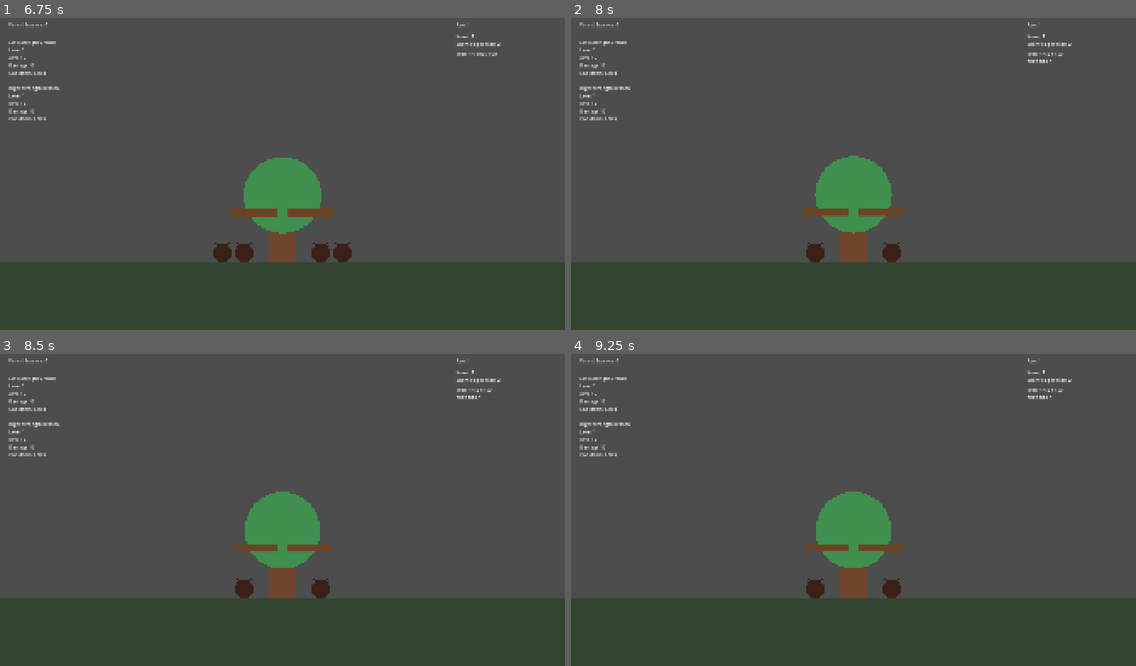
Above: before the commit, frames 1-4 (two rows, left to right).
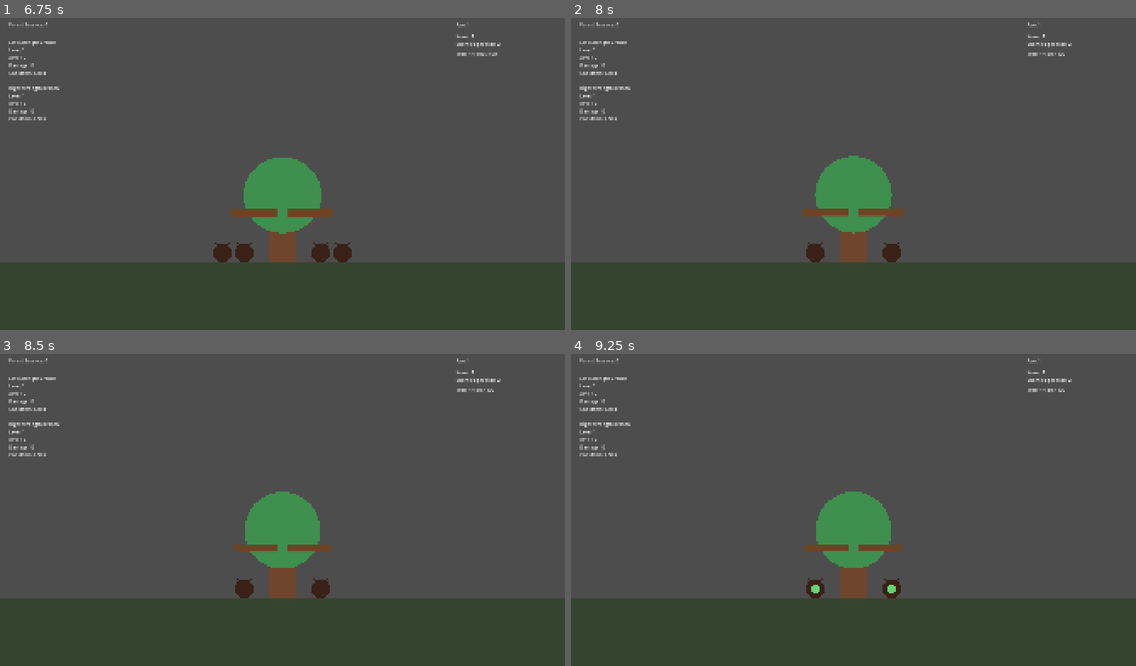
Above: after the commit, the same moments.

Repository: Triggggie/tree-guardian
Game: Godot game, scene res://scenes/main_world.tscn
Same seed, same stepped clock (60 frames per second), same inputs: the game is played once before the commit and once after it.
Inputs:
- Up to frame 1 (6.75 s): no input
- Up to frame 2 (8 s): no input
- Up to frame 3 (8.5 s): no input
- Up to frame 4 (9.25 s): tap Enter at 8.75 s

Frame 1 is identical in both runs. In frame 2, less than 0.1% of the frame differs, in the area x 80-88%, y 11-15%; in frame 3, less than 0.1%; in frame 4, 0.1%, in the area x 2-88%, y 11-77%.

Commit message:
Add game over panel and restart button

Diff:
--- a/scenes/main_world.tscn
+++ b/scenes/main_world.tscn
@@ -8,6 +8,7 @@
 [ext_resource type="Script" uid="uid://bru5glfcxu62f" path="res://scripts/wave_manager.gd" id="5_wy0bs"]
 [ext_resource type="Script" uid="uid://bm136sm58fk77" path="res://scripts/wave_label.gd" id="6_emumq"]
 [ext_resource type="Script" uid="uid://dgw3st57bcnrx" path="res://scripts/health_label.gd" id="7_5irk3"]
+[ext_resource type="Script" uid="uid://c7o4hjqdlustk" path="res://scripts/game_over_panel.gd" id="8_wj2hs"]
 
 [node name="MainWorld" type="Node2D" unique_id=487831534]
 
@@ -76,6 +77,40 @@
 text = "Tree HP: 100 / 100"
 script = ExtResource("7_5irk3")
 
+[node name="GameOverPanel" type="Panel" parent="UI" unique_id=128002696]
+anchors_preset = 15
+anchor_right = 1.0
+anchor_bottom = 1.0
+offset_left = 650.0
+offset_top = 350.0
+offset_right = -650.0
+offset_bottom = -350.0
+grow_horizontal = 2
+grow_vertical = 2
+script = ExtResource("8_wj2hs")
+
+[node name="VBoxContainer" type="VBoxContainer" parent="UI/GameOverPanel" unique_id=793377300]
+visible = false
+layout_mode = 1
+anchors_preset = 15
+anchor_right = 1.0
+anchor_bottom = 1.0
+offset_left = 110.0
+offset_top = 120.0
+offset_right = -110.0
+offset_bottom = -120.0
+grow_horizontal = 2
+grow_vertical = 2
+
+[node name="GameOverLabel" type="Label" parent="UI/GameOverPanel/VBoxContainer" unique_id=167328885]
+layout_mode = 2
+text = "TREE DEAD"
+horizontal_alignment = 1
+
+[node name="RestartButton" type="Button" parent="UI/GameOverPanel/VBoxContainer" unique_id=1386555605]
+layout_mode = 2
+text = "Restart"
+
 [node name="Camera2D" type="Camera2D" parent="." unique_id=827092689]
 enabled = false
 
--- a/scripts/bark_beetle.gd
+++ b/scripts/bark_beetle.gd
@@ -16,8 +16,8 @@
 @export var xp_reward: int = 1
 
 @export_category("Attack")
-@export var attack_damage: float = 20.0
-@export var attack_cooldown: float = 0.5
+@export var attack_damage: float = 5.0
+@export var attack_cooldown: float = 1.5
 
 @onready var attack_timer: Timer = $AttackTimer
 
--- /dev/null
+++ b/scripts/game_over_panel.gd
@@ -0,0 +1,51 @@
+extends Panel
+
+
+@onready var vbox_container: VBoxContainer = $VBoxContainer
+@onready var game_over_label: Label = (
+	$VBoxContainer/GameOverLabel
+)
+@onready var restart_button: Button = (
+	$VBoxContainer/RestartButton
+)
+
+var tree_node: Node
+
+
+func _ready() -> void:
+	# Pevné rozložení obsahu uvnitř panelu.
+	vbox_container.position = Vector2(110.0, 120.0)
+	vbox_container.size = Vector2(400.0, 140.0)
+	vbox_container.visible = true
+
+	game_over_label.text = "TREE DEAD"
+	game_over_label.horizontal_alignment = HORIZONTAL_ALIGNMENT_CENTER
+	game_over_label.custom_minimum_size = Vector2(400.0, 50.0)
+	game_over_label.visible = true
+
+	restart_button.text = "Restart"
+	restart_button.custom_minimum_size = Vector2(400.0, 60.0)
+	restart_button.visible = true
+
+	restart_button.pressed.connect(
+		_on_restart_button_pressed
+	)
+
+	tree_node = get_tree().get_first_node_in_group("tree")
+
+	if (
+		is_instance_valid(tree_node)
+		and tree_node.has_signal("died")
+	):
+		tree_node.died.connect(_on_tree_died)
+
+	hide()
+
+
+func _on_tree_died() -> void:
+	show()
+	restart_button.grab_focus()
+
+
+func _on_restart_button_pressed() -> void:
+	get_tree().reload_current_scene()
Not shown, added: scripts/game_over_panel.gd.uid
